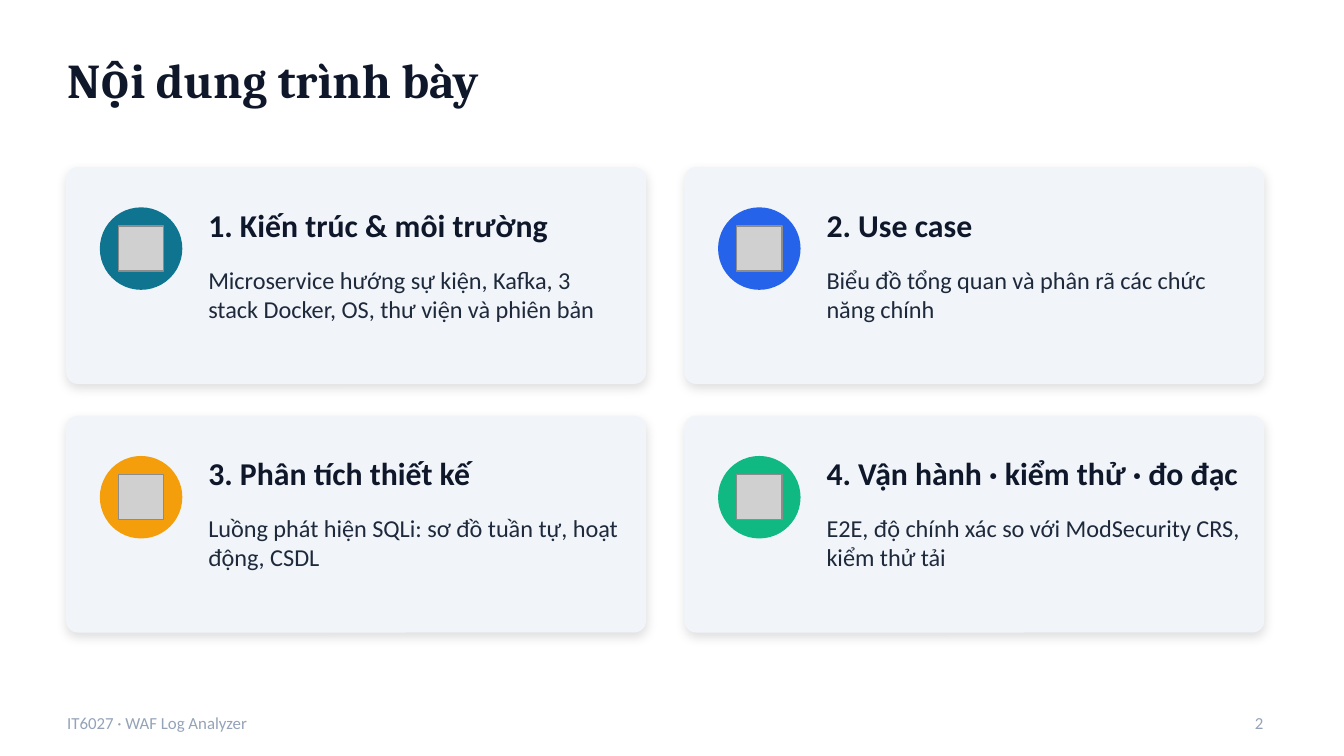
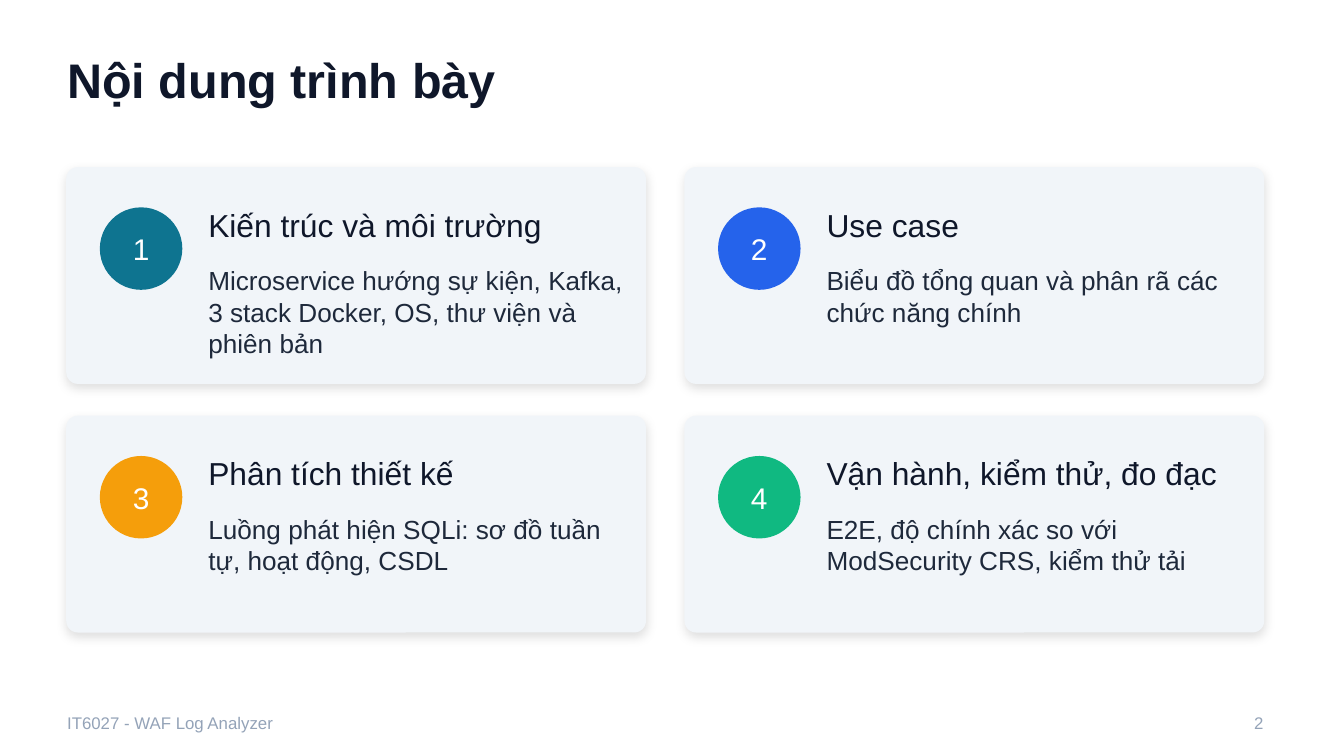
Before and after one commit to tranbadat/IT6027, a slide deck: slide 2 of docs/report/Slide_WAF_Log_Analyzer.pptx. Drawn at 1344x756 pixels with LibreOffice and Linux fonts; fonts in the diff are those of the drawing; grey boxes stand for pictures. Boxes give left, top, right and bottom in pixels: in the first picture for what was removed or moved away, otherwise in the second. Text is boxed around its words. In the diff, an @@ line names an element or a change of style, - is before the commit and + after.

```diff
--- a/docs/report/Slide_WAF_Log_Analyzer.pptx
+++ b/docs/report/Slide_WAF_Log_Analyzer.pptx
@@ title "Nội dung trình bày" at [67,61,496,108]: font Cambria to Arial @@
@@ picture removed at [118,226,164,271] @@
@@ text in ellipse at [133,239,150,260]: text added @@
+1
@@ text at [208,212,542,243]: text changed; font Calibri to Arial; bold off @@
-1. Kiến trúc & môi trường
+Kiến trúc và môi trường
@@ picture removed at [737,226,782,271] @@
@@ text in ellipse at [751,239,768,260]: text added @@
+2
@@ text at [827,215,959,238]: text changed; font Calibri to Arial; bold off @@
-2. Use case
+Use case
@@ picture removed at [118,474,164,520] @@
@@ text at [208,460,454,486]: text changed; font Calibri to Arial; bold off @@
-3. Phân tích thiết kế
+Phân tích thiết kế
@@ picture removed at [737,474,782,520] @@
@@ text at [827,460,1216,490]: text changed; font Calibri to Arial; bold off @@
-4. Vận hành · kiểm thử · đo đạc
+Vận hành, kiểm thử, đo đạc
@@ text in ellipse at [133,488,150,510]: text added @@
+3
@@ text in ellipse at [751,488,768,509]: text added @@
+4
@@ size 13 to 14 pt, font Calibri to Arial in 4 elements at [208,270,622,359], [827,269,1218,328], [208,519,601,576], [827,519,1186,576] @@
@@ text at [67,717,272,733]: text changed; font Calibri to Arial @@
-IT6027 · WAF Log Analyzer
+IT6027 - WAF Log Analyzer
```
Also in this commit, not shown: 20 other slides changed, 3 slides added, 4 other files.
